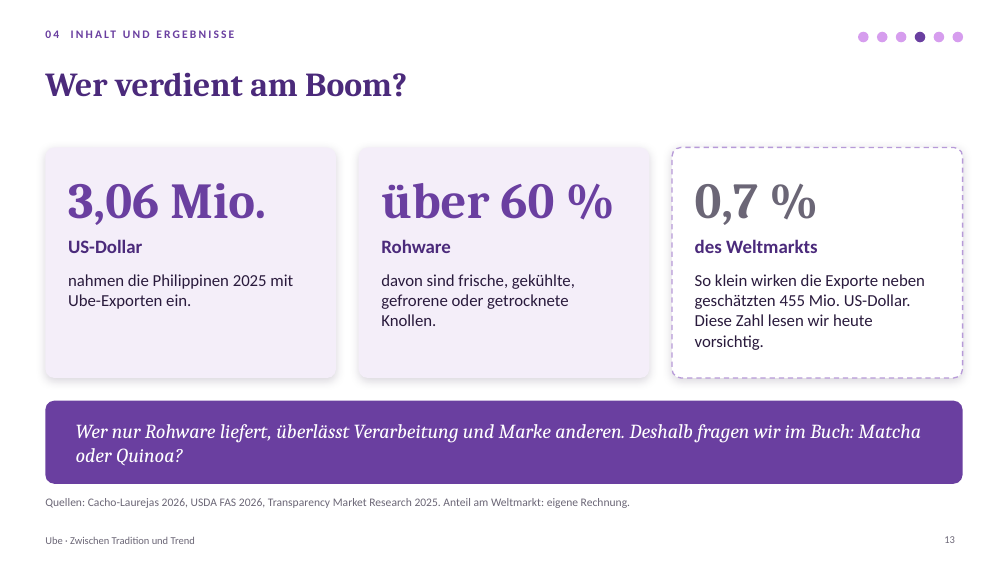
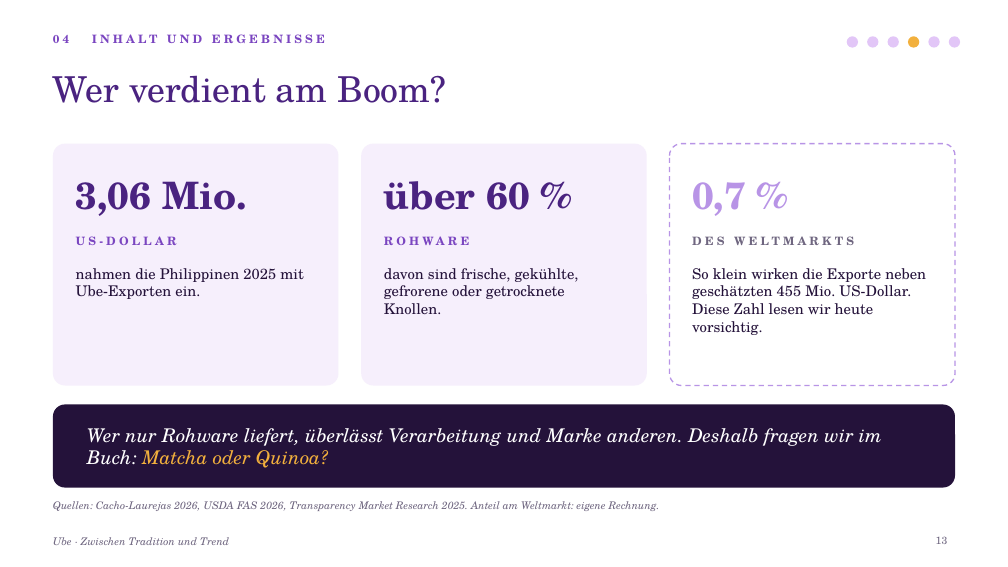
Before and after one commit to aezripeglow-collab/Ube-Sachbuch-Maturaarbeit, a slide deck: slide 13 of Ube Sachbuch Maturaarbeit/08 Präsentation/Ube_Maturapraesentation.pptx. Drawn at 1008x567 pixels with LibreOffice and Linux fonts; fonts in the diff are those of the drawing. Boxes give left, top, right and bottom in pixels: in the first picture for what was removed or moved away, otherwise in the second. Text is boxed around its words. In the diff, an @@ line names an element or a change of style, - is before the commit and + after.

```diff
--- a/Ube Sachbuch Maturaarbeit/08 Präsentation/Ube_Maturapraesentation.pptx
+++ b/Ube Sachbuch Maturaarbeit/08 Präsentation/Ube_Maturapraesentation.pptx
@@ text "04 INHALT UND ERGEBNISSE": place and size @@
-text "04 INHALT UND ERGEBNISSE" at box(45, 30, 59, 38)
+text "04 INHALT UND ERGEBNISSE" at box(53, 34, 325, 43)
@@ text "04 INHALT UND ERGEBNISSE" at box(53, 34, 325, 43): font Calibri to TeX Gyre Schola, text colour #6A3FA0 to #7A45C0, letter spacing 2 to 3 pt @@
@@ title "Wer verdient am Boom?": place and size @@
-title "Wer verdient am Boom?" at box(45, 72, 407, 97)
+title "Wer verdient am Boom?" at box(53, 75, 446, 103)
@@ title "Wer verdient am Boom?" at box(53, 75, 446, 103): size 32 to 34 pt, font Cambria to TeX Gyre Schola, text colour #4B2A7B to #4A2380, bold off @@
@@ fill #D69DEE to #E2C6F7 in 5 elements at box(949, 36, 960, 48), box(929, 36, 940, 48), box(888, 36, 899, 48), box(867, 36, 879, 48), box(847, 36, 858, 48) @@
@@ 3 ellipses: place and size @@
-3 ellipses at box(858, 32, 907, 42)
+3 ellipses at box(847, 36, 899, 48)
@@ 3 ellipses: place and size @@
-3 ellipses at box(915, 32, 963, 42)
+3 ellipses at box(908, 36, 960, 48)
@@ ellipse at box(908, 36, 920, 48): fill #6A3FA0 to #F2B03D @@
@@ rounded rectangle at box(53, 144, 339, 386): fill #F4EEF9 to #F6EFFC; shadow off; proportions changed @@
@@ rounded rectangle: place and size @@
-rounded rectangle at box(45, 147, 336, 378)
+rounded rectangle at box(53, 144, 339, 386)
@@ rounded rectangle: place and size @@
-rounded rectangle at box(358, 147, 649, 378)
+rounded rectangle at box(361, 144, 647, 386)
@@ rounded rectangle at box(361, 144, 647, 386): fill #F4EEF9 to #F6EFFC; shadow off; proportions changed @@
@@ rounded rectangle: place and size @@
-rounded rectangle at box(672, 147, 963, 378)
+rounded rectangle at box(670, 144, 956, 386)
@@ rounded rectangle at box(670, 144, 956, 386): outline #B79AD8 1.25 pt dashed to #B894E6 1.25 pt dashed; shadow off; proportions changed @@
@@ text "3,06 Mio." at box(76, 181, 247, 216): size 48 to 36 pt, font Cambria to TeX Gyre Schola, text colour #6A3FA0 to #4A2380 @@
@@ text "3,06 Mio.": place and size @@
-text "3,06 Mio." at box(68, 183, 266, 225)
+text "3,06 Mio." at box(76, 181, 247, 216)
@@ text "über 60 %" at box(384, 181, 529, 210): size 48 to 36 pt, font Cambria to TeX Gyre Schola, text colour #6A3FA0 to #4A2380 @@
@@ text "0,7 %" at box(692, 182, 746, 216): size 48 to 36 pt, font Cambria to TeX Gyre Schola, text colour #6B6676 to #B894E6 @@
@@ text at box(76, 236, 177, 245): text changed; size 18 to 11 pt; font Calibri to TeX Gyre Schola; text colour #4B2A7B to #7A45C0 @@
-US-Dollar
+US-DOLLAR
@@ text at box(381, 239, 451, 253): text changed; size 18 to 11 pt; font Calibri to TeX Gyre Schola; text colour #4B2A7B to #7A45C0 @@
-Rohware
+ROHWARE
@@ text at box(692, 236, 724, 245): text changed; size 18 to 11 pt; font Calibri to TeX Gyre Schola; text colour #4B2A7B to #6F6680 @@
-des Weltmarkts
+DES WELTMARKTS
@@ size 16 to 14 pt, font Calibri to TeX Gyre Schola, text colour #2A1B3D to #24123A in 3 elements at box(384, 268, 579, 314), box(692, 268, 926, 335), box(76, 268, 303, 299) @@
@@ text "nahmen die Philippinen 2025 mit ...": place and size @@
-text "nahmen die Philippinen 2025 mit ..." at box(68, 274, 293, 309)
+text "nahmen die Philippinen 2025 mit ..." at box(76, 268, 303, 299)
@@ rounded rectangle: place and size @@
-rounded rectangle at box(45, 401, 963, 484)
+rounded rectangle at box(53, 405, 955, 488)
@@ rounded rectangle at box(53, 405, 955, 488): fill #6A3FA0 to #24123A; proportions changed @@
@@ text "Wer nur Rohware liefert, überlässt ...": place and size @@
-text "Wer nur Rohware liefert, überlässt ..." at box(76, 424, 921, 465)
+text "Wer nur Rohware liefert, überlässt ..." at box(87, 428, 882, 468)
@@ text "Wer nur Rohware liefert, überlässt ..." at box(87, 428, 882, 468): size 19 to 18 pt, font Cambria to TeX Gyre Schola; text colour #FFFFFF to #F2B03D in "Matcha oder Quinoa?" @@
@@ text "Quellen: Cacho-Laurejas 2026, USDA FAS ...": place and size @@
-text "Quellen: Cacho-Laurejas 2026, USDA FAS ..." at box(45, 498, 630, 508)
+text "Quellen: Cacho-Laurejas 2026, USDA FAS ..." at box(53, 501, 660, 511)
@@ text "Quellen: Cacho-Laurejas 2026, USDA FAS ..." at box(53, 501, 660, 511): size 11 to 10 pt, font Calibri to TeX Gyre Schola, text colour #6B6676 to #6F6680, italic on @@
@@ text "Ube · Zwischen Tradition und ...": place and size @@
-text "Ube · Zwischen Tradition und ..." at box(45, 537, 195, 544)
+text "Ube · Zwischen Tradition und ..." at box(53, 537, 229, 545)
@@ text "Ube · Zwischen Tradition und ..." at box(53, 537, 229, 545): font Calibri to TeX Gyre Schola, text colour #6B6676 to #6F6680, italic on @@
@@ page number: place and size @@
-page number at box(944, 536, 955, 543)
+page number at box(936, 536, 948, 544)
@@ page number at box(936, 536, 948, 544): font Calibri to TeX Gyre Schola, text colour #6B6676 to #6F6680 @@
```
Also in this commit, not shown: 18 other slides changed, 2 other files.
